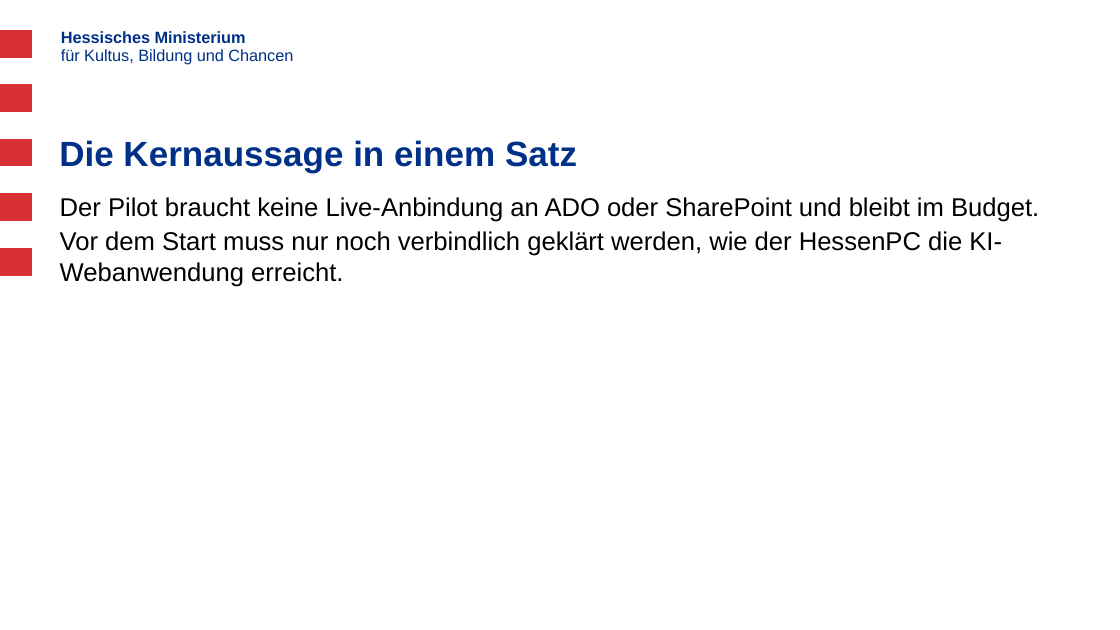
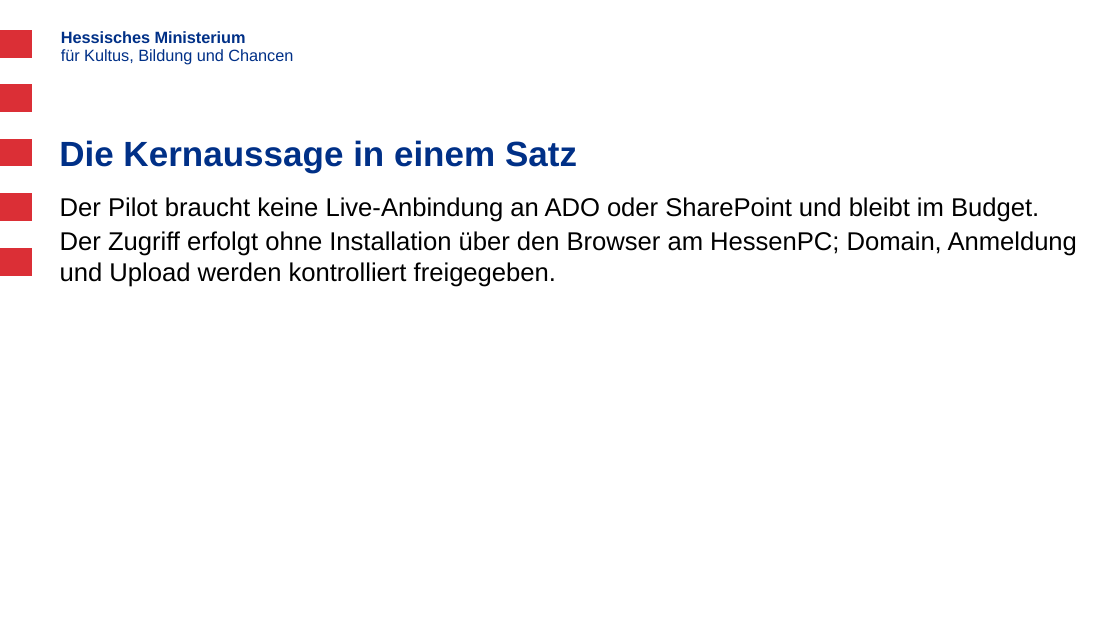
Before and after one commit to Soblissa/ila, a slide deck: slide 11 of Anforderungen an eine Corporate LLM/Corporate_LLM_HMKB_Praesentation.pptx. Drawn at 1120x630 pixels with LibreOffice and Linux fonts; fonts in the diff are those of the drawing; background and template pictures are left out. Boxes give left, top, right and bottom in pixels: in the first picture for what was removed or moved away, otherwise in the second. Text is boxed around its words. In the diff, an @@ line names an element or a change of style, - is before the commit and + after.

Commit message:
HessenPC-Zugriff über Internet als Zielweg festhalten

```diff
--- a/Anforderungen an eine Corporate LLM/Corporate_LLM_HMKB_Praesentation.pptx
+++ b/Anforderungen an eine Corporate LLM/Corporate_LLM_HMKB_Praesentation.pptx
@@ subtitle at box(60, 231, 1077, 287): text changed @@
-Vor dem Start muss nur noch verbindlich geklärt werden, wie der HessenPC die KI-Webanwendung erreicht.
+Der Zugriff erfolgt ohne Installation über den Browser am HessenPC; Domain, Anmeldung und Upload werden kontrolliert freigegeben.
```
Also in this commit, not shown: 4 other slides changed, 1 other file.
